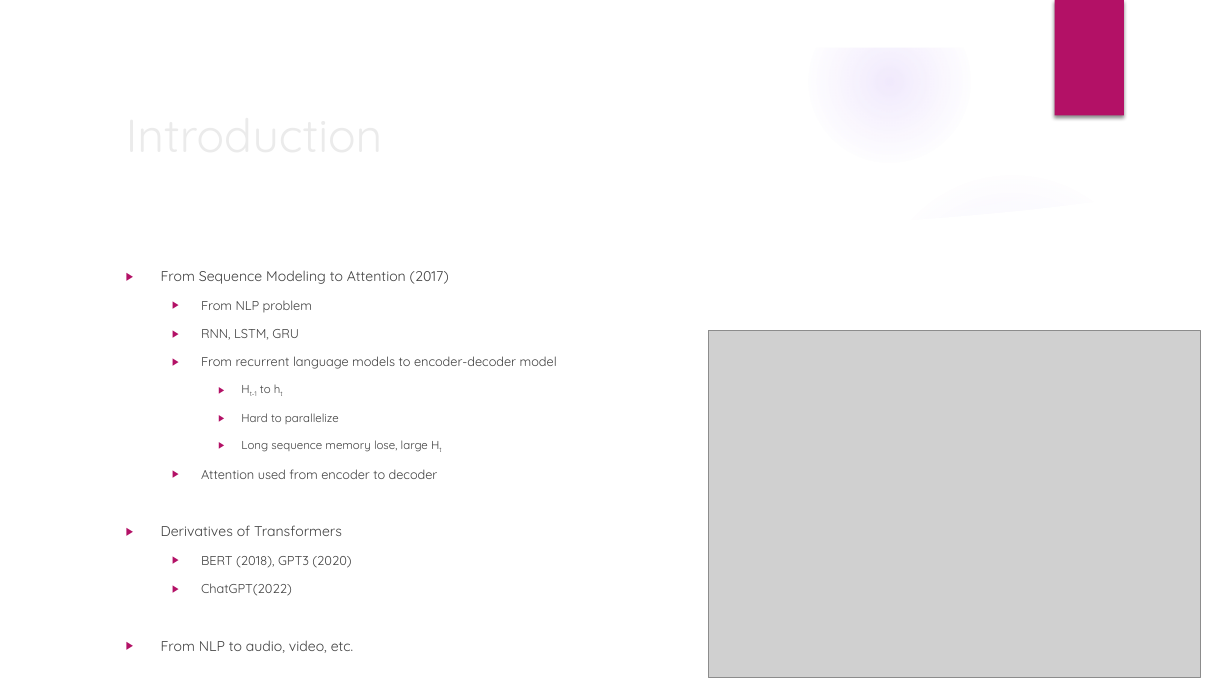
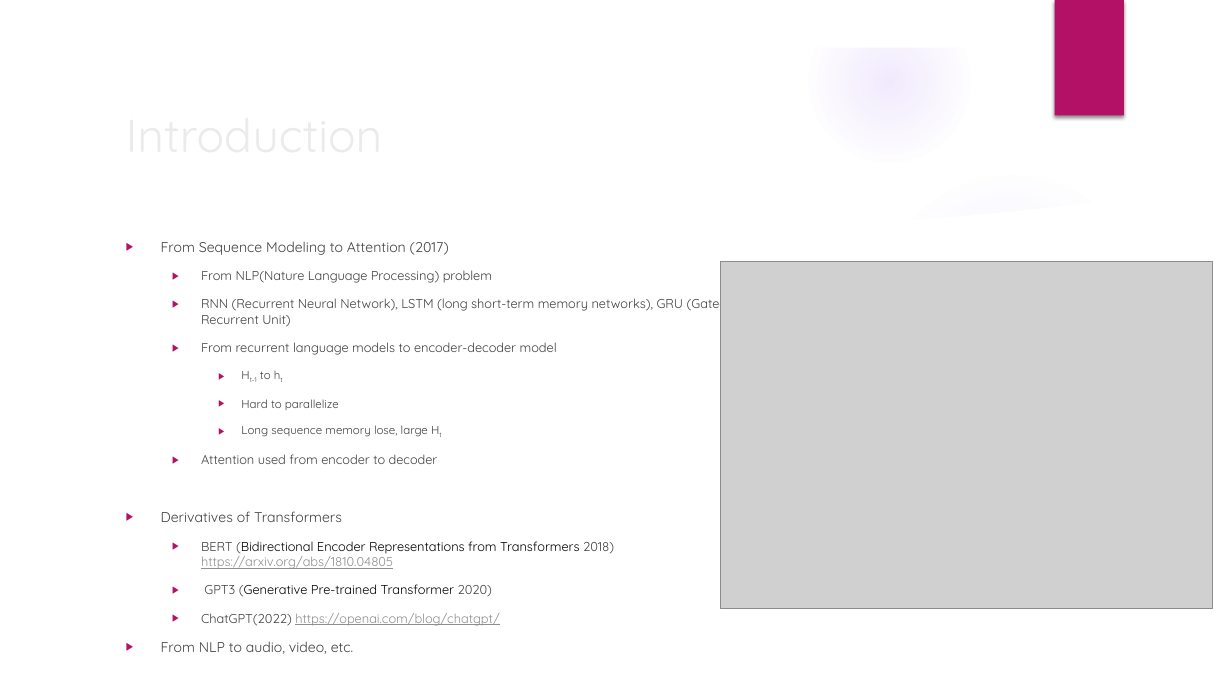
Before and after one commit to erdeq-upenn/code_public, a slide deck: slide 4 of slides/Transformer Review.pptx (slide 3 before the commit). Drawn at 1232x693 pixels with LibreOffice and Linux fonts; fonts in the diff are those of the drawing; grey boxes stand for pictures; background and template pictures are left out. Boxes give left, top, right and bottom in pixels: in the first picture for what was removed or moved away, otherwise in the second. Text is boxed around its words. In the diff, an @@ line names an element or a change of style, - is before the commit and + after.

```diff
--- a/slides/Transformer Review.pptx
+++ b/slides/Transformer Review.pptx
@@ text "From Sequence Modeling to Attention ..." moved from (x1=161, y1=270, x2=557, y2=653) to (x1=161, y1=241, x2=728, y2=654) @@
@@ picture moved from (x1=709, y1=331, x2=1201, y2=677) to (x1=721, y1=262, x2=1213, y2=608) @@
@@ text at (x1=201, y1=270, x2=728, y2=327): text changed @@
-  ▶ From NLP problem
-  ▶ RNN, LSTM, GRU
+  ▶ From NLP(Nature Language Processing) problem
+  ▶ RNN (Recurrent Neural Network), LSTM (long short-term memory networks), GRU (Gated Recurrent Unit)
@@ text at (x1=201, y1=541, x2=614, y2=626): text changed; text colour #404040 to #000000 @@
-  ▶ BERT (2018), GPT3 (2020)
-  ▶ ChatGPT(2022)
+  ▶ BERT (Bidirectional Encoder Representations from Transformers 2018) https://arxiv.org/abs/1810.04805
+  ▶ GPT3 (Generative Pre-trained Transformer 2020)
+  ▶ ChatGPT(2022) https://openai.com/blog/chatgpt/
```
Also in this commit, not shown: 4 other slides changed, 1 slide added.
